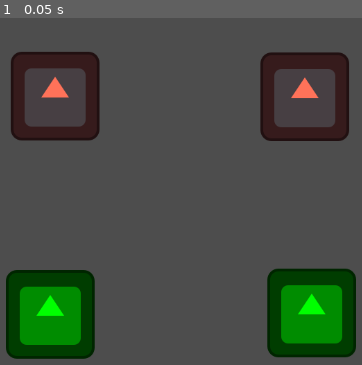
Above: before the commit, frame 1.
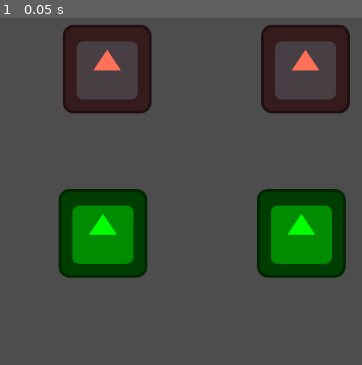
Above: after the commit, the same moment.

Repository: yhoundz/turn-based-demo
Game: Godot game, scene res://Level/battlefield.tscn
Two runs of this game, one before a commit and one after it. Both use one fixed random seed, a clock stepped at 60 frames per second and the inputs below. The engine's default icon, where the game draws it, is replaced by a stand-in: a white triangle on a blue panel in a dark square.
Inputs:
- Up to frame 1 (0.05 s): no input

The runs differ from the first frame. In frame 1, 35% of the frame differs, in the area x 1-99%, y 2-99%.
Error before the commit: Invalid access to property or key 'idle' on a base object of type 'int'. (res://Level/battlefield.gd:66)
Error after the commit: Attempt to call function 'set_info' in base 'null instance' on a null instance. (res://Characters/Player/player.gd:50)

Commit message:
added hud and wip ui

Diff:
--- a/Characters/Enemies/enemy.gd
+++ b/Characters/Enemies/enemy.gd
@@ -8,6 +8,7 @@
 @export var def: int = 10
 @export var speed: int = 10
 
+var isDead: bool = false
 var currState: state
 var returnCurrStateName: String = state.find_key(currState)
 
@@ -29,7 +30,14 @@
 	currState = state
 
 func receive_damage(damage: int) -> void:
-	hp -= damage
+	hp -= (damage - def) if (damage - def) >= 0 else 0
 	if(hp <= 0):
 		hp = 0
-		currState = state.dead
+		set_state(state.dead)
+	get_node("characterInfo").set_info()
+
+func roll_player(arr: Array) -> int:
+	var i: int = randi() % len(arr)
+	while(arr[i].isDead):
+		i = randi() % len(arr)
+	return i
--- a/Characters/Enemies/enemy.tscn
+++ b/Characters/Enemies/enemy.tscn
@@ -1,7 +1,8 @@
-[gd_scene load_steps=3 format=3 uid="uid://bulq5sq7pxs5o"]
+[gd_scene load_steps=4 format=3 uid="uid://bulq5sq7pxs5o"]
 
 [ext_resource type="Script" path="res://Characters/Enemies/enemy.gd" id="1_00km1"]
 [ext_resource type="Texture2D" uid="uid://s1se71oysscy" path="res://icon.svg" id="2_f37jw"]
+[ext_resource type="PackedScene" uid="uid://cy3m5327icwjr" path="res://Characters/characterInfo.tscn" id="3_7psuv"]
 
 [node name="enemy" type="Node2D" groups=["enemy"]]
 script = ExtResource("1_00km1")
@@ -10,3 +11,9 @@
 modulate = Color(1, 0.447059, 0.34902, 1)
 position = Vector2(64, 64)
 texture = ExtResource("2_f37jw")
+
+[node name="characterInfo" parent="." instance=ExtResource("3_7psuv")]
+offset_left = 64.0
+offset_top = 64.0
+offset_right = 65.0
+offset_bottom = 87.0
--- a/Characters/Player/player.gd
+++ b/Characters/Player/player.gd
@@ -14,6 +14,7 @@
 var currState: state = state.idle
 var returnCurrStateName: String = state.find_key(currState)
 var defendActive: bool = false
+var isDead: bool = false
 
 func _ready() -> void:
 	currState = state.idle
@@ -39,13 +40,14 @@
 	pass
 
 func receive_damage(damage: int) -> void:
-	hp -= damage
+	hp -= (damage - def) if (damage - def) >= 0 else 0
 	if(hp <= 0):
 		hp = 0
-		currState = state.dead
+		set_state(state.dead)
 	if(defendActive):
 		def = defend()
 		defendActive = false
+	get_node("characterInfo").set_info()
 
 func set_state(setState) -> void:
 	currState = setState
--- a/Characters/Player/player.tscn
+++ b/Characters/Player/player.tscn
@@ -1,7 +1,8 @@
-[gd_scene load_steps=3 format=3 uid="uid://x8s4m2xs7nb7"]
+[gd_scene load_steps=4 format=3 uid="uid://x8s4m2xs7nb7"]
 
 [ext_resource type="Script" path="res://Characters/Player/player.gd" id="1_3ci7t"]
 [ext_resource type="Texture2D" uid="uid://s1se71oysscy" path="res://icon.svg" id="2_ypagf"]
+[ext_resource type="PackedScene" uid="uid://cy3m5327icwjr" path="res://Characters/characterInfo.tscn" id="3_ewcu0"]
 
 [node name="Player" type="Node2D" groups=["player"]]
 script = ExtResource("1_3ci7t")
@@ -10,3 +11,5 @@
 modulate = Color(0, 1, 0, 1)
 position = Vector2(64, 64)
 texture = ExtResource("2_ypagf")
+
+[node name="characterInfo" parent="." instance=ExtResource("3_ewcu0")]
--- a/Level/battlefield.gd
+++ b/Level/battlefield.gd
@@ -61,9 +61,13 @@
 
 func player_turn() -> void:
 	var selectedPlayer: Node = get_node(turnOrder[turnNum].get_path()) if return_is_player(get_node(turnOrder[turnNum].get_path())) else null
-	selectedPlayer.set_state(selectedPlayer.state.idle)
+	if(selectedPlayer.isDead):
+		pass
+	else:
+		selectedPlayer.set_state(selectedPlayer.state.idle)
 
-	while(selectedPlayer.currState == selectedPlayer.currState.idle):
+	while(selectedPlayer.currState == selectedPlayer.state.idle):
+		selectedPlayer.set_state(selectedPlayer.state.attack)
 		match selectedPlayer.currState:
 			selectedPlayer.state.attack:
 				selectedPlayer.attack(enemyList[targetEnemy])
@@ -74,6 +78,7 @@
 			selectedPlayer.state.item:
 				pass
 			selectedPlayer.state.dead:
+				selectedPlayer.isDead = true
 				pass
 
 	lastTurn = battleState.playerTurn
@@ -81,6 +86,7 @@
 
 func enemy_turn() -> void:
 	var selectedEnemy: Node = get_node(turnOrder[turnNum].get_path()) if not return_is_player(get_node(turnOrder[turnNum].get_path())) else null
+	targetPlayer = selectedEnemy.roll_player(playerList)
 	selectedEnemy.set_state(selectedEnemy.decide())
 
 	match selectedEnemy.currState:
--- a/Level/battlefield.tscn
+++ b/Level/battlefield.tscn
@@ -10,18 +10,20 @@
 [node name="Players" type="Node2D" parent="."]
 
 [node name="Player" parent="Players" instance=ExtResource("2_q6kg7")]
-position = Vector2(206, 433)
+position = Vector2(282, 316)
 speed = 8
 
 [node name="Player2" parent="Players" instance=ExtResource("2_q6kg7")]
-position = Vector2(583, 431)
+position = Vector2(568, 316)
 speed = 12
 
 [node name="Enemies" type="Node2D" parent="."]
 
 [node name="enemy" parent="Enemies" instance=ExtResource("3_hqc11")]
-position = Vector2(573, 119)
+position = Vector2(574, 79)
 
 [node name="enemy2" parent="Enemies" instance=ExtResource("3_hqc11")]
-position = Vector2(213, 118)
+position = Vector2(288, 79)
 speed = 13
+
+[node name="UI" type="Node2D" parent="."]
